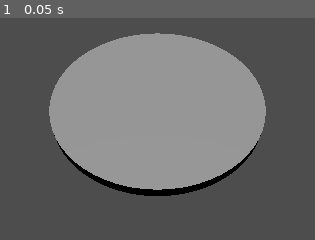
Above: before the commit, frame 1.
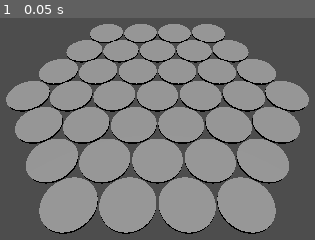
Above: after the commit, the same moment.

Repository: bemug/open-cyclades
Game: Godot game, scene res://entities/hexgrid/hexgrid.tscn
Two runs of this game, one before a commit and one after it. Both use one fixed random seed, a clock stepped at 60 frames per second and the inputs below.
Inputs:
- Up to frame 1 (0.05 s): no input

The runs differ from the first frame. In frame 1, 36% of the frame differs, in the area x 1-99%, y 2-98%.

Commit message:
Generate square grid

Diff:
--- a/entities/hexgrid/hexgrid.gd
+++ b/entities/hexgrid/hexgrid.gd
@@ -1,19 +1,33 @@
 #Reference : https://www.redblobgames.com/grids/hexagons/
 extends Node3D
 
-@export var width : int = 8
-@export var height : int = 8
+@export var q_max: int = 3
+@export var r_max : int = 3
 
-# Key: cube coordinates as Vector3
+# Key: cube coordinates as Vector3. X=Q, Y=R, Z=S.
 # Value: The Hextile
 var hexes : Dictionary = {}
 var hextile_res : Resource = preload("res://entities/hextile/hextile.tscn")
+var size : float = 1.2 #TODO get tile size
 
 
 func _ready() -> void:
-	var hex : Node = hextile_res.instantiate()
-	hexes[Vector3(0, 0, 0)] = hex
-	add_child(hex)
+	for q in range(-q_max, q_max + 1):
+		for r in range(-r_max, r_max + 1):
+			var s : int = -q-r
+			if abs(s) > q_max:
+				continue
+			var coord : Vector3 = Vector3(q, r, -q-r)
+			print(coord)
+			var hex : Node3D = hextile_res.instantiate()
+			hex.position = hex_to_pixel(coord)
+			hexes[coord] = hex
+			add_child(hex)
 
 func _process(delta: float) -> void:
 	pass
+
+func hex_to_pixel(coord : Vector3) -> Vector3:
+	var x : float = size * (sqrt(3) * coord.x  +  sqrt(3)/2 * coord.y)
+	var y : float = size * (3./2 * coord.y)
+	return Vector3(x, 0, y)
--- a/entities/hexgrid/hexgrid.tscn
+++ b/entities/hexgrid/hexgrid.tscn
@@ -6,7 +6,7 @@
 script = ExtResource("1_rew4t")
 
 [node name="Camera3D" type="Camera3D" parent="."]
-transform = Transform3D(1, 0, 0, 0, 0.707107, 0.707107, 0, -0.707107, 0.707107, 0, 2, 2)
+transform = Transform3D(1, 0, 0, 0, 0.707107, 0.707107, 0, -0.707107, 0.707107, 0, 10, 10)
 current = true
 
 [node name="DirectionalLight3D" type="DirectionalLight3D" parent="."]
